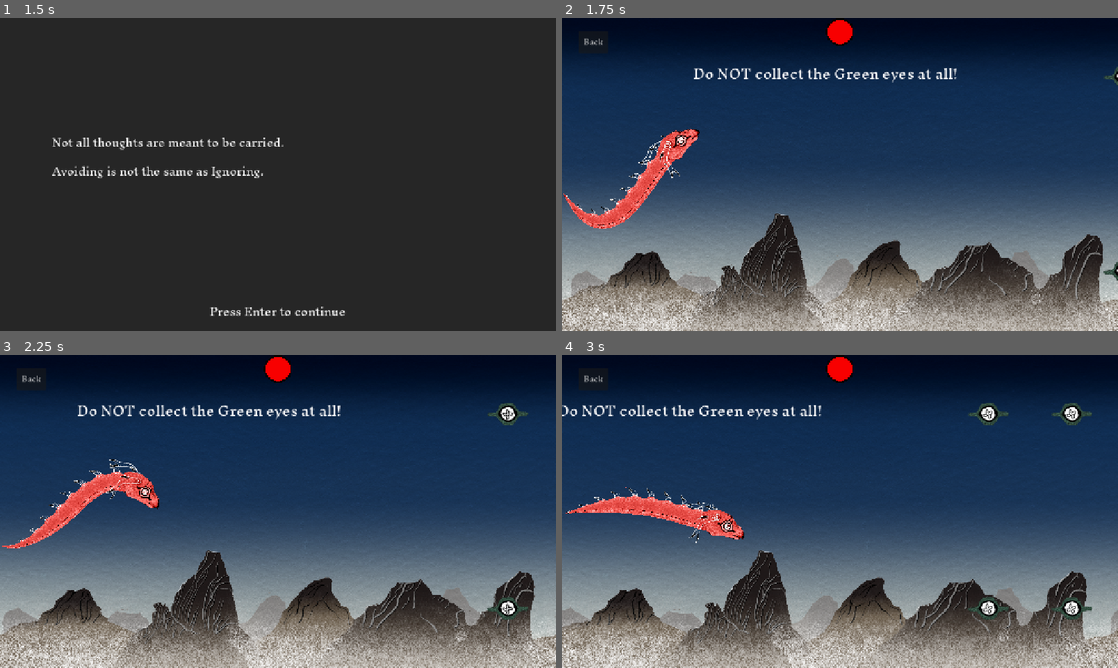
Above: before the commit, frames 1-4 (two rows, left to right).
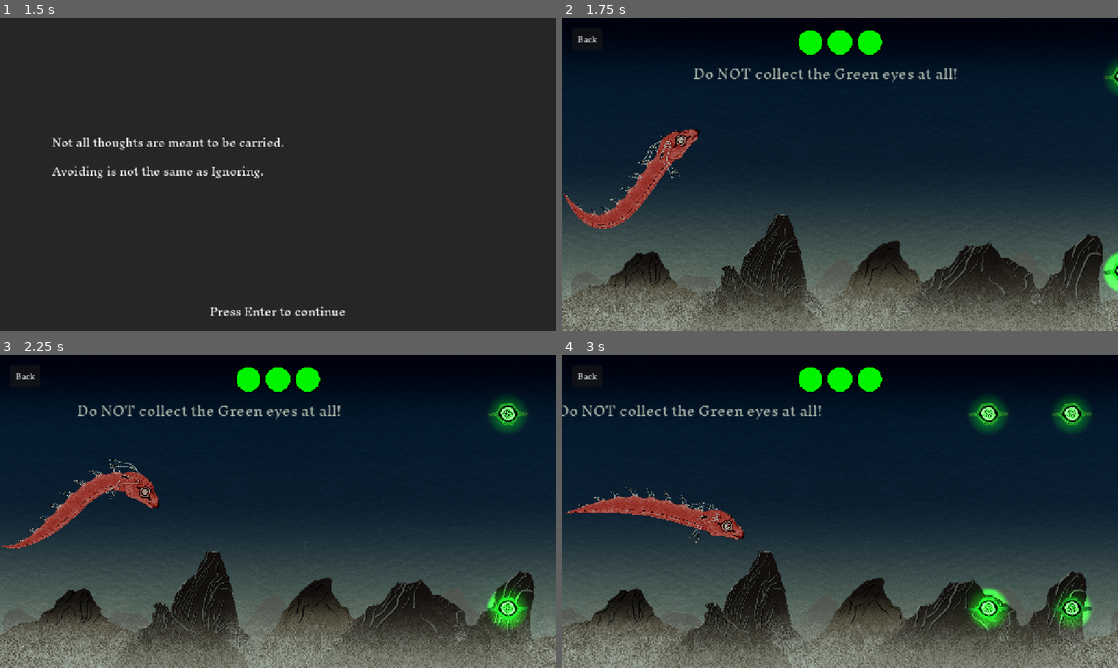
Above: after the commit, the same moments.

Repository: amap1380/waves
Game: Godot game, scene res://scenes/level_select.tscn
Same seed, same stepped clock (60 frames per second), same inputs: the game is played once before the commit and once after it.
Inputs:
- Up to frame 1 (1.5 s): click "3" at 0.5 s; tap Enter (ui_accept) at 1.25 s; hold D (right) from 1.28 s (still down)
- Up to frame 2 (1.75 s): keep holding D (right); tap Enter (ui_accept) at 1.52 s
- Up to frame 3 (2.25 s): release D (right) at 2.03 s; hold Down (down) from 2.03 s (still down)
- Up to frame 4 (3 s): tap Enter (ui_accept) at 2.27 s; release Down (down) at 2.78 s; hold D (right) from 2.78 s (still down)

Frame 1 is identical in both runs. In frame 2, 85% of the frame differs, in the area x 0-100%, y 0-100%; in frame 3, 85%; in frame 4, 86%.

Commit message:
collectables counted and stuff

Diff:
--- a/assets/daynightcycle-gradient.tres
+++ b/assets/daynightcycle-gradient.tres
@@ -2,4 +2,5 @@
 
 [resource]
 interpolation_mode = 2
-colors = PackedColorArray(1.2208066, 1.2208066, 1.2208066, 1, 0.6472221, 0.66232157, 0.82841635, 1)
+offsets = PackedFloat32Array(0.004608295, 0.30875576, 1)
+colors = PackedColorArray(1.5720325, 1.5720325, 1.5720325, 1, 0.9843137, 1, 0.9843137, 1, 0.65329194, 0.7010352, 0.65329194, 1)
--- a/scenes/collectable.tscn
+++ b/scenes/collectable.tscn
@@ -31,6 +31,30 @@
 "update": 0,
 "values": [0.0]
 }
+tracks/1/type = "value"
+tracks/1/imported = false
+tracks/1/enabled = true
+tracks/1/path = NodePath("Eye:position")
+tracks/1/interp = 1
+tracks/1/loop_wrap = true
+tracks/1/keys = {
+"times": PackedFloat32Array(0),
+"transitions": PackedFloat32Array(1),
+"update": 0,
+"values": [Vector2(0, -1)]
+}
+tracks/2/type = "value"
+tracks/2/imported = false
+tracks/2/enabled = true
+tracks/2/path = NodePath("Eye:scale")
+tracks/2/interp = 1
+tracks/2/loop_wrap = true
+tracks/2/keys = {
+"times": PackedFloat32Array(0),
+"transitions": PackedFloat32Array(1),
+"update": 0,
+"values": [Vector2(0.75, 0.75)]
+}
 
 [sub_resource type="Animation" id="Animation_ftjwp"]
 resource_name = "idle"
@@ -49,8 +73,49 @@
 "values": [0.0, 3.1415927, 6.2831855]
 }
 
+[sub_resource type="Animation" id="Animation_i8gcc"]
+resource_name = "Collection"
+length = 0.5
+tracks/0/type = "value"
+tracks/0/imported = false
+tracks/0/enabled = true
+tracks/0/path = NodePath("Eye:position")
+tracks/0/interp = 1
+tracks/0/loop_wrap = true
+tracks/0/keys = {
+"times": PackedFloat32Array(0),
+"transitions": PackedFloat32Array(1),
+"update": 0,
+"values": [Vector2(0, -1)]
+}
+tracks/1/type = "value"
+tracks/1/imported = false
+tracks/1/enabled = true
+tracks/1/path = NodePath("Eye:rotation")
+tracks/1/interp = 1
+tracks/1/loop_wrap = true
+tracks/1/keys = {
+"times": PackedFloat32Array(0),
+"transitions": PackedFloat32Array(1),
+"update": 0,
+"values": [0.0]
+}
+tracks/2/type = "value"
+tracks/2/imported = false
+tracks/2/enabled = true
+tracks/2/path = NodePath("Eye:scale")
+tracks/2/interp = 1
+tracks/2/loop_wrap = true
+tracks/2/keys = {
+"times": PackedFloat32Array(0, 0.5),
+"transitions": PackedFloat32Array(1, 1),
+"update": 0,
+"values": [Vector2(0.75, 0.75), Vector2(10, 10)]
+}
+
 [sub_resource type="AnimationLibrary" id="AnimationLibrary_i8gcc"]
 _data = {
+&"Collection": SubResource("Animation_i8gcc"),
 &"RESET": SubResource("Animation_dnya4"),
 &"idle": SubResource("Animation_ftjwp")
 }
@@ -67,8 +132,8 @@
 rect = Rect2(-40, -25, 80, 50)
 
 [node name="PointLight2D" type="PointLight2D" parent="."]
-enabled = false
 energy = 2.5
+range_item_cull_mask = 3
 texture = SubResource("GradientTexture2D_dnya4")
 texture_scale = 2.5
 
@@ -77,6 +142,7 @@
 texture = ExtResource("2_dnya4")
 
 [node name="Eye" type="Sprite2D" parent="."]
+position = Vector2(0, -1)
 scale = Vector2(0.75, 0.75)
 texture = ExtResource("3_dnya4")
 
--- a/scenes/green_star.tscn
+++ b/scenes/green_star.tscn
@@ -1,7 +1,8 @@
-[gd_scene load_steps=3 format=3 uid="uid://kg2q7m6ecsjj"]
+[gd_scene load_steps=4 format=3 uid="uid://kg2q7m6ecsjj"]
 
 [ext_resource type="PackedScene" uid="uid://ds4uqhd57sy3l" path="res://scenes/collectable.tscn" id="1_vsx6j"]
 [ext_resource type="Script" uid="uid://c2hkiapwdjqgi" path="res://scripts/green_star.gd" id="2_8bl1u"]
+[ext_resource type="Texture2D" uid="uid://bbn1o0xc4vit3" path="res://assets/StarGreen.png" id="3_awx5i"]
 
 [node name="GreenStar" instance=ExtResource("1_vsx6j")]
 script = ExtResource("2_8bl1u")
@@ -10,3 +11,6 @@
 
 [node name="PointLight2D" parent="." index="2"]
 color = Color(0, 1, 0, 1)
+
+[node name="Sprite2D" parent="." index="3"]
+texture = ExtResource("3_awx5i")
--- a/scenes/levels/level_1.tscn
+++ b/scenes/levels/level_1.tscn
@@ -1,16 +1,15 @@
 [gd_scene load_steps=6 format=3 uid="uid://1huttcjrnc0v"]
 
-[ext_resource type="Script" uid="uid://c23nwx3sr4m8" path="res://scripts/level.gd" id="1_6761a"]
+[ext_resource type="Script" path="res://scripts/level.gd" id="1_6761a"]
 [ext_resource type="PackedScene" uid="uid://bgvfnquovx67t" path="res://scenes/red_star.tscn" id="1_ksju7"]
 [ext_resource type="Script" uid="uid://lpeicerbwwuf" path="res://scenes/levels/label.gd" id="2_6iamk"]
 [ext_resource type="Theme" uid="uid://b3akcc4smtgv" path="res://assets/bodyTextTheme.tres" id="2_x42e6"]
 [ext_resource type="PackedScene" uid="uid://cy8n4fc7c1qo0" path="res://scenes/finish_line.tscn" id="3_nsrm0"]
 
 [node name="level 1" type="Node2D"]
+editor_description = "=9"
 script = ExtResource("1_6761a")
-number_of_orbs = 2
-max_positive = 2
-max_negetive = 2
+max_positive = 6
 metadata/_edit_vertical_guides_ = [712.0]
 
 [node name="Collectable" parent="." instance=ExtResource("1_ksju7")]
--- a/scenes/levels/level_2.tscn
+++ b/scenes/levels/level_2.tscn
@@ -1,13 +1,16 @@
 [gd_scene load_steps=6 format=3 uid="uid://blf0quosmi4tn"]
 
 [ext_resource type="PackedScene" uid="uid://bgvfnquovx67t" path="res://scenes/red_star.tscn" id="1_j2425"]
-[ext_resource type="Script" uid="uid://c23nwx3sr4m8" path="res://scripts/level.gd" id="1_l37oo"]
+[ext_resource type="Script" path="res://scripts/level.gd" id="1_l37oo"]
 [ext_resource type="Theme" uid="uid://b3akcc4smtgv" path="res://assets/bodyTextTheme.tres" id="2_fiq81"]
 [ext_resource type="Script" uid="uid://lpeicerbwwuf" path="res://scenes/levels/label.gd" id="2_g2h2n"]
 [ext_resource type="PackedScene" uid="uid://cy8n4fc7c1qo0" path="res://scenes/finish_line.tscn" id="4_fiq81"]
 
 [node name="level2" type="Node2D"]
+editor_description = "=31"
 script = ExtResource("1_l37oo")
+number_of_orbs = 2
+max_positive = 26
 
 [node name="Collectable9" parent="." instance=ExtResource("1_j2425")]
 position = Vector2(1312, 352)
--- a/scenes/levels/level_3.tscn
+++ b/scenes/levels/level_3.tscn
@@ -1,13 +1,16 @@
 [gd_scene load_steps=6 format=3 uid="uid://cru04owp0njly"]
 
-[ext_resource type="Script" uid="uid://c23nwx3sr4m8" path="res://scripts/level.gd" id="1_fmg3e"]
+[ext_resource type="Script" path="res://scripts/level.gd" id="1_fmg3e"]
 [ext_resource type="PackedScene" uid="uid://kg2q7m6ecsjj" path="res://scenes/green_star.tscn" id="1_o8c3j"]
 [ext_resource type="Theme" uid="uid://b3akcc4smtgv" path="res://assets/bodyTextTheme.tres" id="2_0qepi"]
 [ext_resource type="Script" uid="uid://lpeicerbwwuf" path="res://scenes/levels/label.gd" id="2_44gv1"]
 [ext_resource type="PackedScene" uid="uid://cy8n4fc7c1qo0" path="res://scenes/finish_line.tscn" id="3_0ljxa"]
 
 [node name="Level3" type="Node2D"]
+editor_description = "orbs: 10+8+4+8+6+12+10+6+12+8+10=94"
 script = ExtResource("1_fmg3e")
+number_of_orbs = 3
+max_negetive = 23
 
 [node name="Collectable20" parent="." instance=ExtResource("1_o8c3j")]
 position = Vector2(4224, 360)
--- a/scenes/levels/level_4.tscn
+++ b/scenes/levels/level_4.tscn
@@ -2,14 +2,20 @@
 
 [ext_resource type="PackedScene" uid="uid://bgvfnquovx67t" path="res://scenes/red_star.tscn" id="1_5vn0v"]
 [ext_resource type="PackedScene" uid="uid://kg2q7m6ecsjj" path="res://scenes/green_star.tscn" id="1_06474"]
-[ext_resource type="Script" uid="uid://c23nwx3sr4m8" path="res://scripts/level.gd" id="1_ts8eg"]
+[ext_resource type="Script" path="res://scripts/level.gd" id="1_ts8eg"]
 [ext_resource type="Theme" uid="uid://b3akcc4smtgv" path="res://assets/bodyTextTheme.tres" id="2_ogj6a"]
 [ext_resource type="Script" uid="uid://lpeicerbwwuf" path="res://scenes/levels/label.gd" id="3_anwe6"]
 [ext_resource type="PackedScene" uid="uid://cy8n4fc7c1qo0" path="res://scenes/finish_line.tscn" id="4_ogj6a"]
 [ext_resource type="PackedScene" uid="uid://drg8owqo3wxgm" path="res://scenes/orange_star.tscn" id="7_um320"]
 
 [node name="Level4" type="Node2D"]
+editor_description = "Collectable Distribution:
+13+5+13+3+3+2+(6+6+6+6+6)+10+20(5red)=93"
+position = Vector2(0, -1)
 script = ExtResource("1_ts8eg")
+number_of_orbs = 5
+max_positive = 40
+max_negetive = 40
 metadata/_edit_horizontal_guides_ = [-3122.0, 360.0, 126.0, 588.0]
 
 [node name="RedStar27" parent="." instance=ExtResource("1_5vn0v")]
@@ -108,10 +114,6 @@
 position = Vector2(27006, 204)
 speed = 165.0
 
-[node name="RedStar59" parent="." instance=ExtResource("1_5vn0v")]
-position = Vector2(27096, 156)
-speed = 200.0
-
 [node name="RedStar60" parent="." instance=ExtResource("1_5vn0v")]
 position = Vector2(28440, 564)
 speed = 165.0
@@ -319,30 +321,6 @@
 position = Vector2(9030, 180)
 speed = 200.0
 
-[node name="RedStar47" parent="." instance=ExtResource("1_5vn0v")]
-position = Vector2(8394, 534)
-speed = 200.0
-
-[node name="RedStar48" parent="." instance=ExtResource("1_5vn0v")]
-position = Vector2(8712, 180)
-speed = 200.0
-
-[node name="RedStar49" parent="." instance=ExtResource("1_5vn0v")]
-position = Vector2(9024, 534)
-speed = 200.0
-
-[node name="Collectable84" parent="." instance=ExtResource("1_06474")]
-position = Vector2(8394, 180)
-speed = 200.0
-
-[node name="Collectable85" parent="." instance=ExtResource("1_06474")]
-position = Vector2(8712, 534)
-speed = 200.0
-
-[node name="Collectable122" parent="." instance=ExtResource("1_06474")]
-position = Vector2(9030, 180)
-speed = 200.0
-
 [node name="RedStar36" parent="." instance=ExtResource("1_5vn0v")]
 position = Vector2(10206, 534)
 speed = 200.0
@@ -367,30 +345,6 @@
 position = Vector2(10842, 180)
 speed = 200.0
 
-[node name="RedStar50" parent="." instance=ExtResource("1_5vn0v")]
-position = Vector2(10206, 534)
-speed = 200.0
-
-[node name="RedStar51" parent="." instance=ExtResource("1_5vn0v")]
-position = Vector2(10524, 180)
-speed = 200.0
-
-[node name="RedStar52" parent="." instance=ExtResource("1_5vn0v")]
-position = Vector2(10836, 534)
-speed = 200.0
-
-[node name="Collectable89" parent="." instance=ExtResource("1_06474")]
-position = Vector2(10206, 180)
-speed = 200.0
-
-[node name="Collectable90" parent="." instance=ExtResource("1_06474")]
-position = Vector2(10524, 534)
-speed = 200.0
-
-[node name="Collectable124" parent="." instance=ExtResource("1_06474")]
-position = Vector2(10842, 180)
-speed = 200.0
-
 [node name="Collectable185" parent="." instance=ExtResource("1_06474")]
 position = Vector2(11148, 450)
 speed = 200.0
@@ -457,6 +411,10 @@
 
 [node name="Collectable216" parent="." instance=ExtResource("1_06474")]
 position = Vector2(17586, 174)
+speed = 200.0
+
+[node name="Collectable217" parent="." instance=ExtResource("1_06474")]
+position = Vector2(17724, 174)
 speed = 200.0
 
 [node name="Collectable229" parent="." instance=ExtResource("1_06474")]
--- a/scenes/main.tscn
+++ b/scenes/main.tscn
@@ -25,7 +25,6 @@
 [ext_resource type="PackedScene" uid="uid://cjydngvj1swak" path="res://scenes/day_night_cycle.tscn" id="13_trceg"]
 [ext_resource type="Texture2D" uid="uid://jxvlanv6wx4u" path="res://assets/Bg/bg alone_no texture.png" id="16_2wyq8"]
 [ext_resource type="Texture2D" uid="uid://qsonnftfq5wd" path="res://assets/Bg/paper texture darker.png" id="16_vxglm"]
-[ext_resource type="PackedScene" uid="uid://bgvfnquovx67t" path="res://scenes/red_star.tscn" id="25_og1vs"]
 [ext_resource type="Script" uid="uid://dmwkhtbt7uhl2" path="res://scripts/orbs_container.gd" id="25_2wyq8"]
 [ext_resource type="PackedScene" uid="uid://d0uke0bcx6w1n" path="res://scenes/day_night_cycle_shader.tscn" id="26_2wyq8"]
 
@@ -122,8 +121,7 @@
 centered = false
 
 [node name="DayNightCycle" parent="." instance=ExtResource("13_trceg")]
-color = Color(0.6472221, 0.66232157, 0.82841635, 1)
-visible = false
+color = Color(0.65329194, 0.7010352, 0.65329194, 1)
 
 [node name="WorldEnvironment" type="WorldEnvironment" parent="."]
 environment = SubResource("Environment_sugp2")
@@ -146,10 +144,10 @@
 layer = 20
 
 [node name="Button" type="Button" parent="HUD"]
-offset_left = 38.0
-offset_top = 30.0
-offset_right = 106.0
-offset_bottom = 81.0
+offset_left = 24.0
+offset_top = 24.0
+offset_right = 92.0
+offset_bottom = 75.0
 theme_override_fonts/font = ExtResource("5_o6xl0")
 text = "Back"
 metadata/_edit_use_anchors_ = true
@@ -159,8 +157,9 @@
 anchor_left = 0.5
 anchor_right = 0.5
 offset_left = -20.0
+offset_top = 24.0
 offset_right = 20.0
-offset_bottom = 40.0
+offset_bottom = 64.0
 grow_horizontal = 2
 script = ExtResource("25_2wyq8")
 
--- a/scenes/orbs_ui.tscn
+++ b/scenes/orbs_ui.tscn
@@ -3,10 +3,13 @@
 [ext_resource type="Texture2D" uid="uid://mm822xr5occd" path="res://assets/fill_circle.png" id="1_qipec"]
 [ext_resource type="Texture2D" uid="uid://dfybn0q0102e3" path="res://assets/black_circle.png" id="2_xxjge"]
 [ext_resource type="Texture2D" uid="uid://d3krrqx08e6ff" path="res://assets/white_circle.png" id="3_r8qrb"]
-[ext_resource type="Script" uid="uid://dypax10bn68kv" path="res://scripts/orbs_ui.gd" id="4_xxjge"]
+[ext_resource type="Script" path="res://scripts/orbs_ui.gd" id="4_xxjge"]
 
 [node name="OrbsUI" type="TextureProgressBar"]
 texture_filter = 1
+offset_top = 23.0
+offset_right = 64.0
+offset_bottom = 87.0
 texture_under = ExtResource("1_qipec")
 texture_over = ExtResource("2_xxjge")
 texture_progress = ExtResource("3_r8qrb")
--- a/scripts/collectable.gd
+++ b/scripts/collectable.gd
@@ -51,6 +51,7 @@
 	tween.parallel().tween_property(self.collision_shape_2d.shape,"radius", 0, 0.4)
 	tween.parallel().tween_property(self.point_light_2d,"texture_scale", 0, 0.4)
 	tween.tween_callback(self.queue_free)
+	$AnimationPlayer.play("Collection")
 
 
 func _on_visible_on_screen_notifier_2d_screen_entered() -> void:
Binary file removed: assets/Bg/paper texture brighter.png
Not shown, removed: assets/Bg/paper texture brighter.png.import
Binary file removed: assets/Bg/paper texture.png
Not shown, removed: assets/Bg/paper texture.png.import
Not shown: 1 places in scenes/collectable.tscn that only renumber resources
